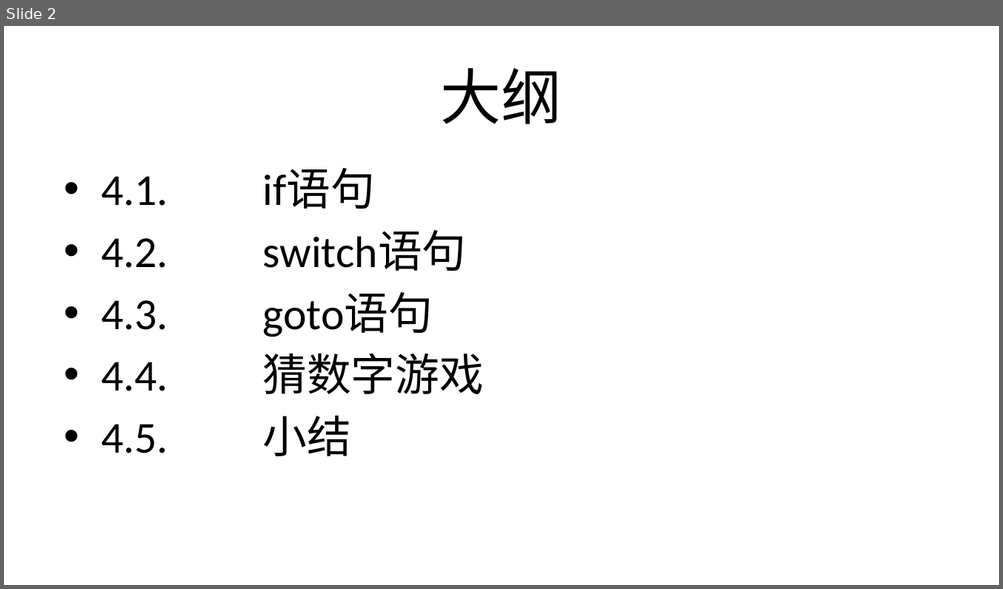
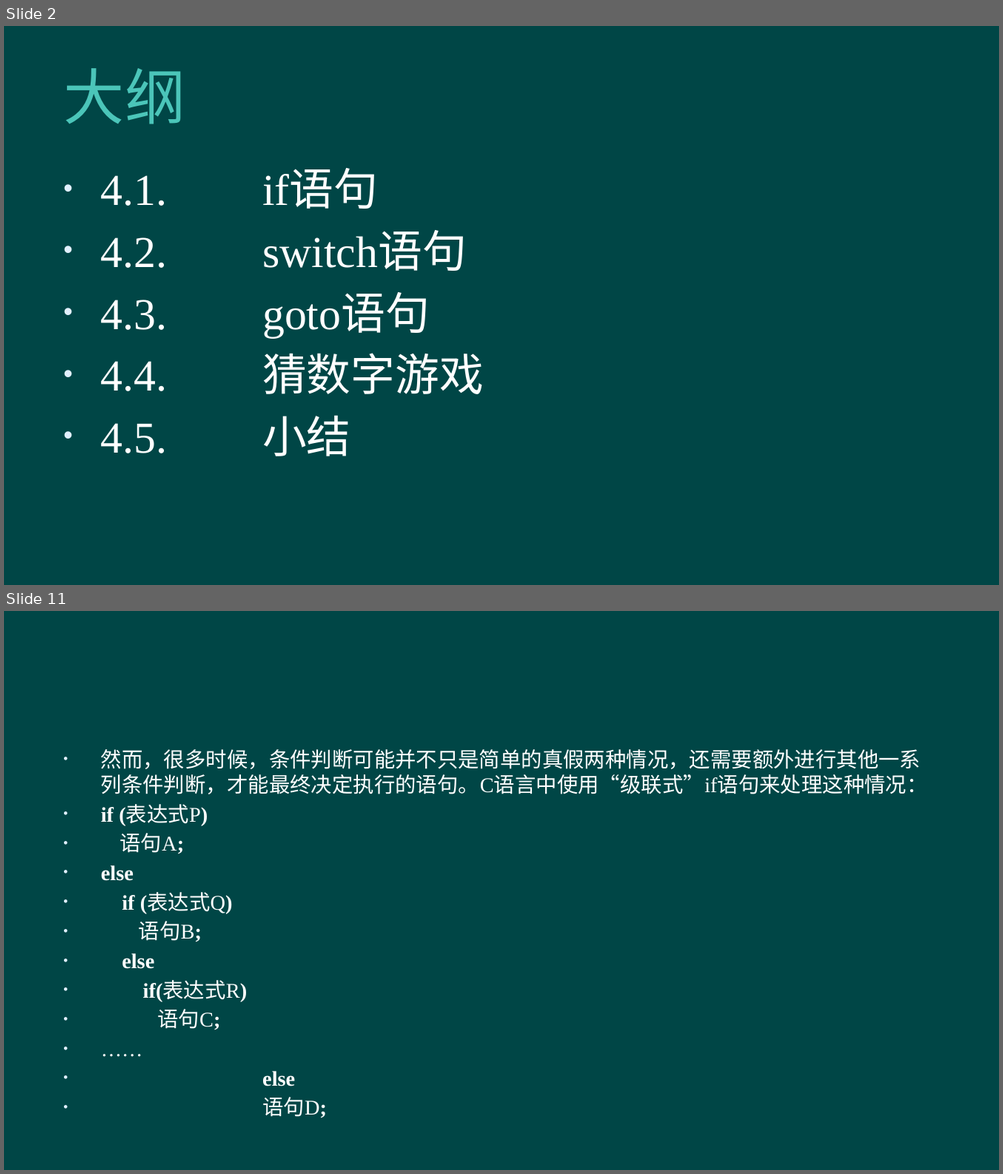
Before and after one commit to hanhonglei/Course_BasicGameProgramming, a slide deck: 第4章 选择结构程序设计/第4章 选择结构程序设计.pptx. Shown one above the other, each under a label of ours: slide 2 before the commit, slides 2 and 11 after it; the slides between them are not shown. The pictures are 1003x589 and 1003x1174 pixels, drawn with LibreOffice and Linux fonts; fonts in the diff are those of the drawing; background and template pictures are left out. Boxes give left, top, right and bottom in pixels: in the first picture for what was removed or moved away, otherwise in the second. Text is boxed around its words. In the diff, an @@ line names an element or a change of style, - is before the commit and + after.

```diff
--- a/第4章 选择结构程序设计/第4章 选择结构程序设计.pptx
+++ b/第4章 选择结构程序设计/第4章 选择结构程序设计.pptx
@@ slide 11 added at (4, 611, 999, 1170), background #004646 @@
@@ text added at (101, 749, 928, 1119), 15.2 pt, text #FFFFFF @@
+• 然而，很多时候，条件判断可能并不只是简单的真假两种情况，还需要额外进行其他一系列条件判断，才能最终决定执行的语句。C语言中使用“级联式”if语句来处理这种情况：
+• if (表达式P)
+• 语句A;
+• else
+• if (表达式Q)
+• 语句B;
+• else
+• if(表达式R)
+• 语句C;
+• ……
+• else
+• 语句D;
@@ slide 2 changed as well @@
@@ background #FFFFFF to #004646 @@
@@ title "大纲" at (63, 68, 185, 124): text colour #000000 to #4BC5B9, letter spacing 0 to 0.5 pt; alignment centre to left @@
@@ text "4.1. if语句" at (101, 175, 484, 457): font Calibri to Times New Roman, text colour #000000 to #FFFFFF @@
```
Also in this commit, not shown: 1 other slide changed, 27 other slides added, 1 other file.
